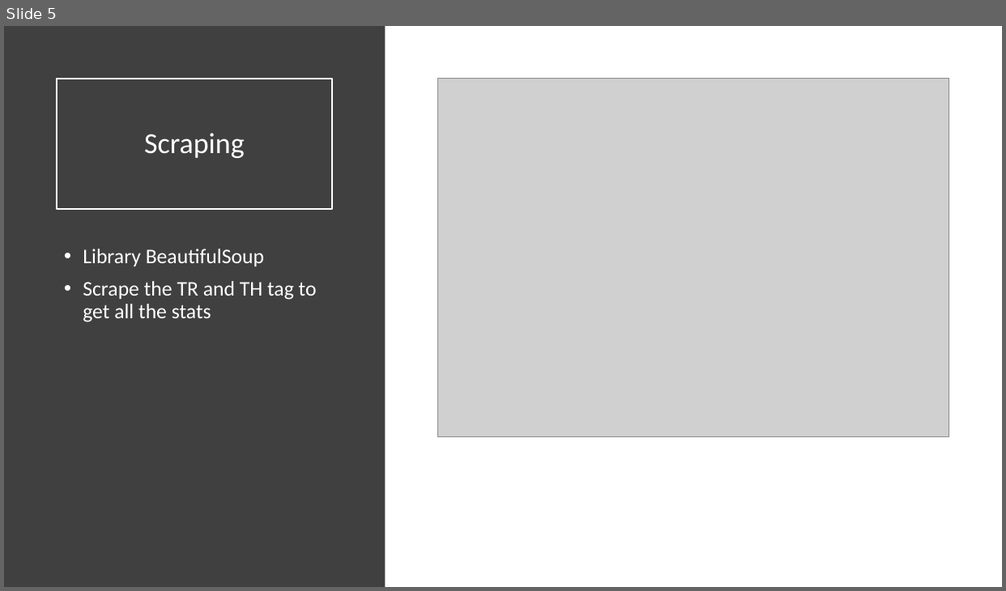
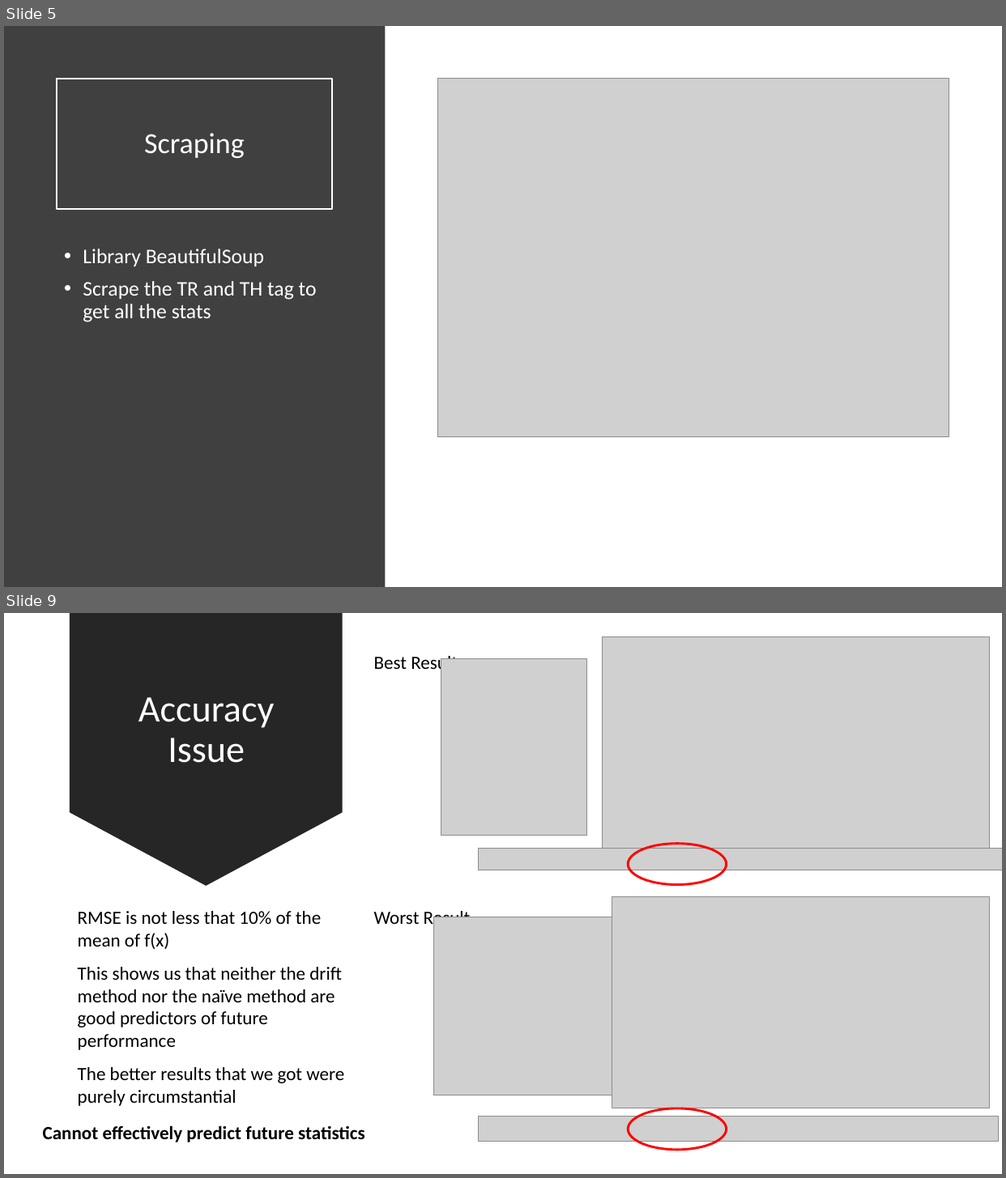
Before and after one commit to ab116893/it630_final_project, a slide deck: NBA Stat Anaylsis.pptx. Shown one above the other, each under a label of ours: slide 5 before the commit, slides 5 and 9 after it; the slides between them are not shown. The pictures are 1006x591 and 1006x1178 pixels, drawn with LibreOffice and Linux fonts; fonts in the diff are those of the drawing; grey boxes stand for pictures. Boxes give left, top, right and bottom in pixels: in the first picture for what was removed or moved away, otherwise in the second. Text is boxed around its words. In the diff, an @@ line names an element or a change of style, - is before the commit and + after.

```diff
--- a/NBA Stat Anaylsis.pptx
+++ b/NBA Stat Anaylsis.pptx
@@ slide 9 added at (4, 613, 1002, 1174), background #FFFFFF @@
@@ down arrow added at (70, 613, 343, 885), fill #262626 @@
@@ text added at (374, 656, 458, 675), 18 pt, text #000000 @@
+Best Result
@@ picture added at (441, 659, 586, 836) @@
@@ picture added at (603, 637, 990, 854) @@
@@ title added at (138, 697, 275, 763), 36 pt, text #FFFFFF @@
+Accuracy Issue
@@ picture added at (478, 848, 1002, 871) @@
@@ ellipse added at (629, 844, 727, 884), outline #FF0000 2.25 pt @@
@@ picture added at (612, 897, 990, 1109) @@
@@ text added at (78, 911, 321, 949), 18 pt, text #000000 @@
+RMSE is not less that 10% of the mean of f(x)
@@ text added at (374, 908, 471, 929), 18 pt, text #000000 @@
+Worst Result
@@ picture added at (434, 917, 612, 1095) @@
@@ text added at (78, 967, 342, 1050), 18 pt, text #000000 @@
+This shows us that neither the drift method nor the naïve method are good predictors of future performance
@@ text added at (78, 1067, 344, 1106), 18 pt, text #000000 @@
+The better results that we got were purely circumstantial
@@ picture added at (478, 1117, 999, 1142) @@
@@ ellipse added at (629, 1109, 727, 1150), outline #FF0000 2.25 pt @@
@@ text added at (43, 1126, 365, 1143), 18 pt, text #000000, bold @@
+Cannot effectively predict future statistics
```
Also in this commit, not shown: 4 slides changed, 2 other slides added, 1 slide removed, 1 other file.
